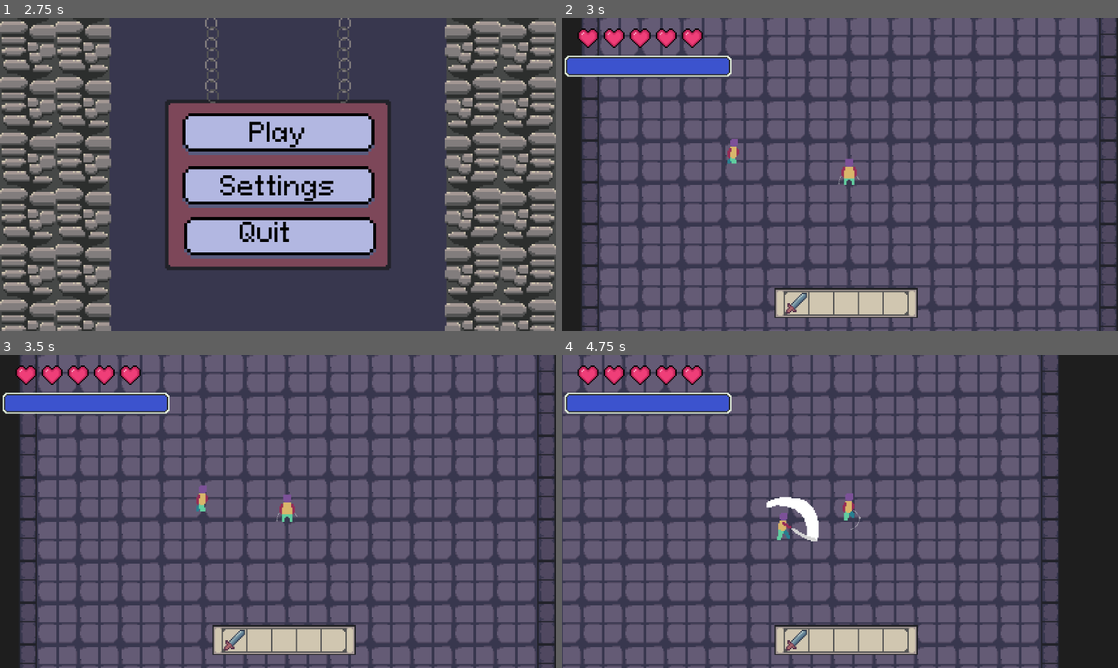
Above: before the commit, frames 1-4 (two rows, left to right).
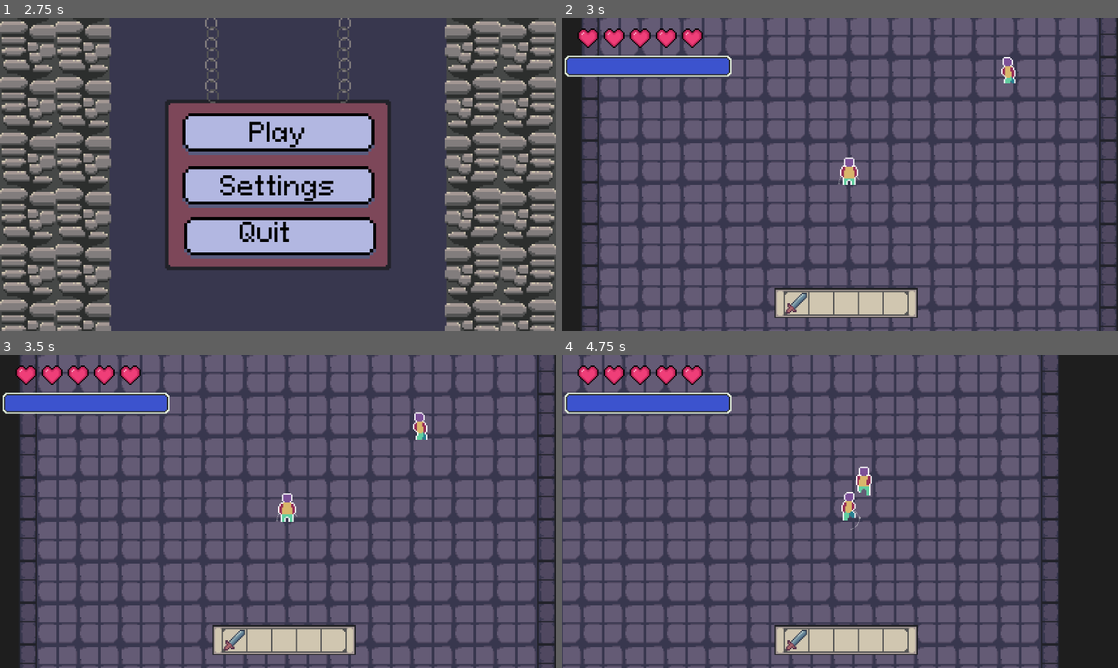
Above: after the commit, the same moments.

Repository: jidzib/jester-roguelike
Game: Godot game, scene res://Scenes/Root.tscn
Same seed, same stepped clock (60 frames per second), same inputs: the game is played once before the commit and once after it. Sound files missing from this copy of the repository are replaced by a short silence.
Inputs (mouse positions are in pixels of both pictures, inside the frame that each line leads up to):
- Up to frame 1 (2.75 s): click "Settings" at 0.5 s; click (361, 105) at 1.27 s; click "Back" at 2 s
- Up to frame 2 (3 s): click "Play" at 2.75 s
- Up to frame 3 (3.5 s): no input
- Up to frame 4 (4.75 s): click (995, 458) at 3.52 s; tap Enter at 4.25 s; move the mouse to (962, 495) at 4.27 s; press the mouse at (962, 495) at 4.28 s; hold D (MOVE_RIGHT) from 4.28 s (still down)

Frame 1 is identical in both runs. In frame 2, 0.4% of the frame differs, in the area x 29-82%, y 12-54%; in frame 3, 0.4%; in frame 4, 0.9%, in the area x 36-56%, y 35-60%.

Commit message:
Cursor textures + entity outline

Diff:
--- a/Scenes/Game.tscn
+++ b/Scenes/Game.tscn
@@ -1,9 +1,8 @@
-[gd_scene load_steps=5 format=3 uid="uid://cq336y4xds2th"]
+[gd_scene load_steps=4 format=3 uid="uid://cq336y4xds2th"]
 
 [ext_resource type="Script" uid="uid://bv7fsjpbjppc2" path="res://Scenes/game.gd" id="1_kldst"]
 [ext_resource type="PackedScene" uid="uid://d1ckpr4xv2ggp" path="res://Scenes/Player.tscn" id="3_kldst"]
 [ext_resource type="PackedScene" uid="uid://cahb0g5s4q4kl" path="res://Scenes/Level.tscn" id="4_b2bpf"]
-[ext_resource type="PackedScene" uid="uid://jvhbrpdhcuwa" path="res://Scenes/Loot.tscn" id="4_kldst"]
 
 [node name="Game" type="Node2D"]
 y_sort_enabled = true
@@ -21,12 +20,6 @@
 8: NodePath("StateMachine/Roll")
 }
 
-[node name="Loot" parent="." instance=ExtResource("4_kldst")]
-offset_left = 96.0
-offset_top = -64.0
-offset_right = 128.0
-offset_bottom = -32.0
-
 [node name="Level" parent="." instance=ExtResource("4_b2bpf")]
 position = Vector2(0, -2)
 
--- a/Scenes/MainMenu.tscn
+++ b/Scenes/MainMenu.tscn
@@ -28,7 +28,6 @@
 offset_bottom = 446.0
 transition_to = 3
 text = "Settings"
-click_sound = 7
 
 [node name="QuitButton" parent="." instance=ExtResource("3_8saeu")]
 offset_left = 409.0
--- a/Scenes/SettingsMenu.tscn
+++ b/Scenes/SettingsMenu.tscn
@@ -63,7 +63,6 @@
 offset_right = 702.0
 offset_bottom = 708.0
 text = "Back"
-click_sound = 7
 
 [node name="SaveButton" parent="." instance=ExtResource("4_40bx1")]
 offset_left = 689.0
--- /dev/null
+++ b/Scripts/cursor.gd
@@ -0,0 +1,33 @@
+class_name PlayerCursor extends Node
+
+
+static var hover_count : int = 0 :
+	set(value):
+		hover_count = value
+		update_cursor()
+
+enum CURSOR_MODES {
+	DEFAULT,
+	HOVERING
+}
+
+static var cursors : Dictionary[CURSOR_MODES, Texture] = {
+	CURSOR_MODES.DEFAULT : preload("uid://c0dr8mlp8dd8w"),
+	CURSOR_MODES.HOVERING : preload("uid://dvfn3edkg54u5")
+}
+
+static var current_cursor : CURSOR_MODES = CURSOR_MODES.DEFAULT
+static func set_cursor(cursor: CURSOR_MODES) -> void:
+	current_cursor = cursor
+	Input.set_custom_mouse_cursor(cursors[cursor])
+
+static func update_cursor() -> void:
+	if hover_count > 0:
+		set_cursor(CURSOR_MODES.HOVERING)
+	else:
+		set_cursor(CURSOR_MODES.DEFAULT)
+
+static func increment_hover_count() -> void:
+	hover_count += 1
+static func decrement_hover_count() -> void:
+	hover_count -= 1
--- a/Scripts/custom_button.gd
+++ b/Scripts/custom_button.gd
@@ -13,9 +13,15 @@
 
 func connect_signals() -> void:
 	pressed.connect(play_sound)
+	mouse_entered.connect(PlayerCursor.increment_hover_count)
+	mouse_exited.connect(PlayerCursor.decrement_hover_count)
 func disconnect_signals() -> void:
 	pressed.disconnect(play_sound)
+	mouse_entered.disconnect(PlayerCursor.increment_hover_count)
+	mouse_exited.disconnect(PlayerCursor.decrement_hover_count)
 
 func play_sound() -> void:
 	print("playing sound")
+	print("volume: ", AudioManager.volume)
+	print("db: ", AudioManager.db)
 	AudioManager.play_randomized_sound_id(click_sound)
--- a/Scripts/entities/player/player.gd
+++ b/Scripts/entities/player/player.gd
@@ -15,6 +15,7 @@
 var held_item : ItemSlot = null
 
 func _ready() -> void:
+	PlayerCursor.set_cursor(PlayerCursor.CURSOR_MODES.DEFAULT)
 	super()
 	player = self
 
--- a/Scripts/game_over.gd
+++ b/Scripts/game_over.gd
@@ -1,4 +1,4 @@
 class_name GameOverUI extends UI
 
 func _ready() -> void:
-	get_tree().reload_current_scene()
+	pass
--- a/Scripts/items/sword.gd
+++ b/Scripts/items/sword.gd
@@ -16,7 +16,6 @@
 									entity_attack_state.wind_up_duration,
 									shape, References.HIT_EFFECTS[hit_effect])
 	hitbox.position = target_dir * range + entity.center.position
-	entity.state_nodes[entity.States.ATTACKING].target_dir = target_dir
 	entity.change_state(entity_attack_state)
 	await entity_attack_state.wind_up_finished
 	entity.add_child(hitbox)
--- a/project.godot
+++ b/project.godot
@@ -26,6 +26,7 @@
 window/size/viewport_height=720
 window/stretch/mode="viewport"
 window/stretch/scale_mode="integer"
+mouse_cursor/custom_image="uid://c0dr8mlp8dd8w"
 
 [input]
 
Not shown, added: Scripts/cursor.gd.uid
Binary file changed: assets/sprites/entities/player/blockout_body.png
Binary file added: assets/sprites/items/hovering_cursor.png
Not shown, added: assets/sprites/items/hovering_cursor.png.import
Binary file added: assets/sprites/ui/default_cursor.aseprite
Binary file added: assets/sprites/ui/default_cursor.png
Not shown, added: assets/sprites/ui/default_cursor.png.import
Binary file added: assets/sprites/ui/hovering_cursor.aseprite
Binary file added: assets/sprites/ui/hovering_cursor.png
Not shown, added: assets/sprites/ui/hovering_cursor.png.import
